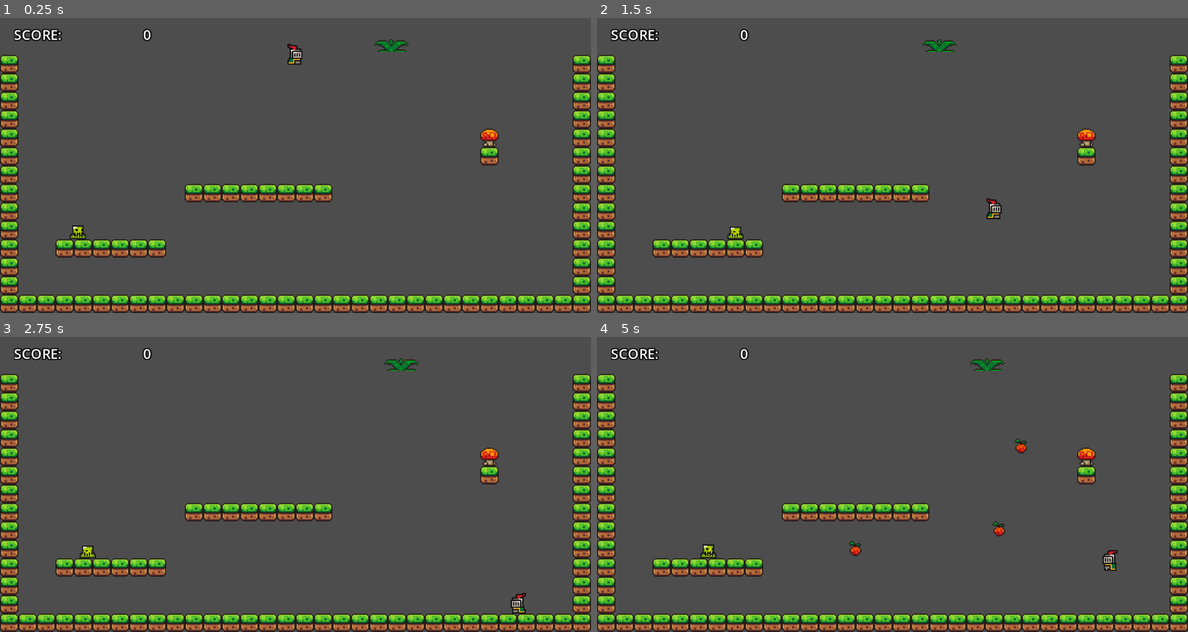
Above: before the commit, frames 1-4 (two rows, left to right).
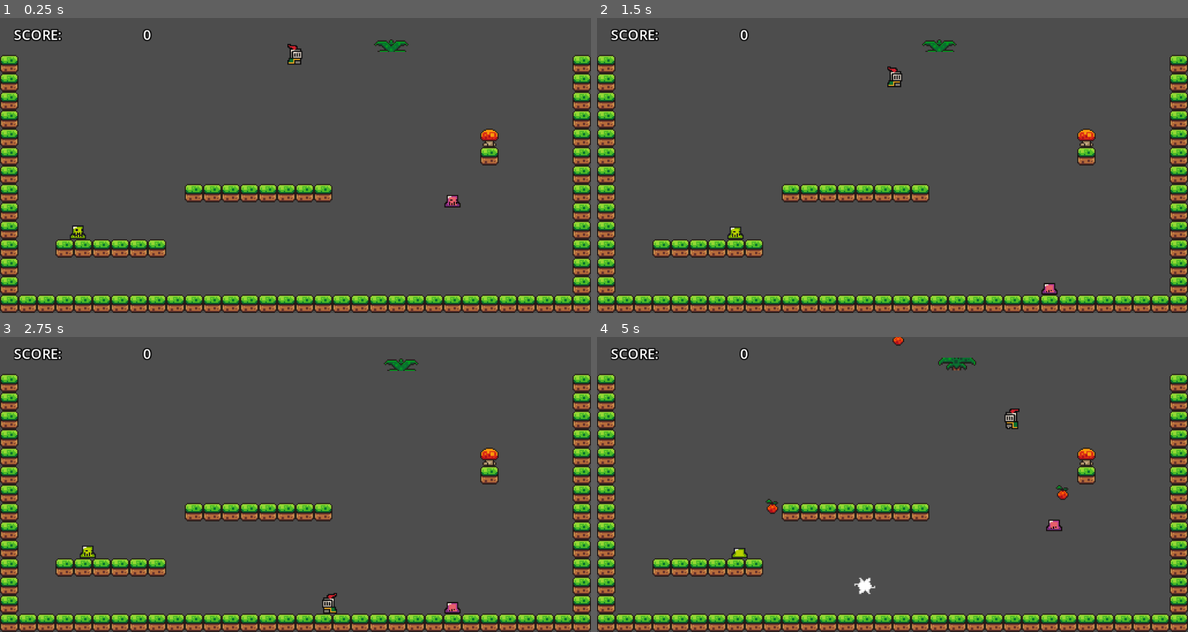
Above: after the commit, the same moments.

Repository: IsaacS2/Fiery-Cold-Battle
Game: Godot game, scene res://Gameplay/BASE/main_gameplay.tscn
The game is run twice, just before and just after one commit, with the same random seed, the same clock (stepped at 60 frames per second) and the same inputs.
Inputs:
- Up to frame 1 (0.25 s): no input
- Up to frame 2 (1.5 s): tap Enter (Grab) at 0.5, 0.8, 1.35 s; hold Right (ui_right) from 0.53 s (still down); tap Shift (Fire) at 0.6 s; tap Space (ui_select) at 0.77 s
- Up to frame 3 (2.75 s): tap Space (ui_select) at 1.52 s; tap Z (zone_trigger, bound only after the commit) at 1.55, 2.1 s; release Right (ui_right) at 2.03 s; hold Left (ui_left) from 2.03 s (still down); tap Shift (Fire) at 2.3 s
- Up to frame 4 (5 s): release Left (ui_left) at 2.78 s; hold Right (ui_right) 2.78-4.28 s; tap Shift (Fire) at 2.85, 4.55 s; tap Space (ui_select) at 3.02, 3.77, 4.52 s; tap Enter (Grab) at 3.05, 3.6 s; tap Z (zone_trigger, bound only after the commit) at 3.8, 4.35 s; hold Left (ui_left) from 4.28 s (still down)

The runs differ from the first frame. In frame 1, 0.1% of the frame differs, in the area x 75-78%, y 60-65%; in frame 2, 0.4%; in frame 3, 0.4%; in frame 4, 1.4%, in the area x 17-89%, y 0-88%.

Commit message:
Added elemental zones.

Diff:
--- a/Code/Characters/enemy_body_2d.gd
+++ b/Code/Characters/enemy_body_2d.gd
@@ -2,6 +2,7 @@
 class_name EnemyBody2D
 
 var hit_points: int = 1
+var element_vulnerable: Common.Elements
 
 var patrol_path: Area2D
 var path_col: CollisionShape2D
@@ -40,6 +41,10 @@
 	if hit_points <= 0:
 		_on_die()
 
+func on_hit_elemental(element: Common.Elements) -> void:
+	if element_vulnerable == element:
+		on_hit()
+
 func _on_die() -> void:
 	AutoloadScoreTracker.accept_enemy_die(self)
 	queue_free()
--- a/Code/Characters/jerboa_body_2d.gd
+++ b/Code/Characters/jerboa_body_2d.gd
@@ -8,6 +8,9 @@
 var jump_reset: bool = true
 
 var fire_reset: bool = false
+
+func _enemy_specific_ready_override() -> void:
+	element_vulnerable = Common.Elements.ICE
 
 func _physics_process(delta: float) -> void:
 	velocity.x = 0
--- a/Code/Characters/player_character.gd
+++ b/Code/Characters/player_character.gd
@@ -17,6 +17,8 @@
 var isFacingRight: bool = true
 var isGrounded: bool = false
 
+var current_element: Common.Elements = Common.Elements.FIRE
+
 func _ready() -> void:
 	var children: Array = get_children()
 	for child in children:
@@ -29,6 +31,18 @@
 
 func accept_fire_input_start() -> void:
 	grabber.fire_projectiles()
+
+func accept_zone_trigger_input_start() -> void:
+	var element_areas = get_tree().get_nodes_in_group(Groups.element_areas)
+	for area in element_areas:
+		area.accept_trigger_input(current_element)
+	_swap_element()
+
+func _swap_element() -> void:
+	if current_element == Common.Elements.FIRE:
+		current_element = Common.Elements.ICE
+	elif current_element == Common.Elements.ICE:
+		current_element = Common.Elements.FIRE
 
 func _accept_direction_input_start(direction: Common.Direction) -> void:
 	if direction == Common.Direction.RIGHT:
--- /dev/null
+++ b/Code/Elemental Zones/element_area_2d.gd
@@ -0,0 +1,52 @@
+extends Area2D
+class_name ElementArea2D
+
+const ZONE_ON_DURATION: float = 0.5
+
+var anim: AnimatedSprite2D
+
+var this_element: Common.Elements = Common.Elements.FIRE
+var zone_on_countdown: float = 1
+var is_on: bool = false
+
+func _ready() -> void:
+	set_physics_process(false)
+	anim = $AnimatedSprite2D
+	_zone_specific_ready_override()
+
+func _zone_specific_ready_override() -> void:
+	pass
+
+func accept_trigger_input(element: Common.Elements) -> void:
+	print("input received")
+	print(element)
+	if element == this_element:
+		_trigger()
+
+func _trigger() -> void:
+	if not is_on:
+		_turn_on()
+
+func _turn_on() -> void:
+	is_on = true
+	anim.visible = true
+	zone_on_countdown = ZONE_ON_DURATION
+	set_physics_process(true)
+
+func _turn_off() -> void:
+	is_on = false
+	set_physics_process(false)
+	anim.visible = false
+
+func _physics_process(delta: float) -> void:
+	if is_on:
+		zone_on_countdown -= delta
+		if zone_on_countdown < 0:
+			_turn_off()
+		_check_zone()
+
+func _check_zone() -> void:
+	var bodies = get_overlapping_bodies()
+	for body in bodies:
+		if body is EnemyBody2D:
+			body.on_hit_elemental(this_element)
--- /dev/null
+++ b/Code/Elemental Zones/fire_area_2d.gd
@@ -0,0 +1,2 @@
+extends ElementArea2D
+class_name FireArea2D
--- /dev/null
+++ b/Code/Elemental Zones/ice_area_2d.gd
@@ -0,0 +1,5 @@
+extends ElementArea2D
+class_name IceArea2D
+
+func _zone_specific_ready_override() -> void:
+		this_element = Common.Elements.ICE
--- a/Code/Enums and Globals/common.gd
+++ b/Code/Enums and Globals/common.gd
@@ -8,6 +8,11 @@
 	LEFT
 }
 
+enum Elements{
+	FIRE,
+	ICE
+}
+
 func direction_to_value_horizontal(direction: Direction) -> int:
 	if direction == Direction.RIGHT:
 		return 1
--- a/Code/Enums and Globals/groups.gd
+++ b/Code/Enums and Globals/groups.gd
@@ -4,3 +4,4 @@
 var player_character: String = "Player Character"
 var player_spawn: String = "Player Spawn"
 var projectile_pool: String = "Projectile Pool"
+var element_areas: String = "Element Areas"
--- a/Code/Input/autoload_input_handler.gd
+++ b/Code/Input/autoload_input_handler.gd
@@ -5,12 +5,14 @@
 signal input_cancel_direction(direction: Common.Direction)
 signal input_start_grab()
 signal input_start_fire()
+signal input_start_zone_trigger()
 
 func _process(delta: float) -> void:
 	_listen_for_direction_start()
 	_listen_for_direction_cancel()
 	_listen_for_grab_start()
 	_listen_for_fire_start()
+	_listen_for_zone_trigger_start()
 
 func _listen_for_direction_start() -> void:
 	if Input.is_action_just_pressed("ui_up"):
@@ -40,10 +42,12 @@
 
 func _listen_for_grab_start() -> void:
 	if Input.is_action_just_pressed("Grab"):
-		print("Input Handler hears Grab")
 		input_start_grab.emit()
 
 func _listen_for_fire_start() -> void:
 	if Input.is_action_just_pressed("Fire"):
-		print("Fire input")
 		input_start_fire.emit()
+
+func _listen_for_zone_trigger_start() -> void:
+	if Input.is_action_just_pressed("zone_trigger"):
+		input_start_zone_trigger.emit()
--- a/Code/Input/input_router.gd
+++ b/Code/Input/input_router.gd
@@ -5,6 +5,7 @@
 signal pass_input_direction_cancelled(direction: Common.Direction)
 signal pass_input_grab_started()
 signal pass_input_fire_started()
+signal pass_input_zone_trigger_started()
 
 func _ready() -> void:
 	_connect_input_handler()
@@ -15,6 +16,7 @@
 	handler.input_cancel_direction.connect(_accept_input_direction_cancelled)
 	handler.input_start_grab.connect(_accept_input_grab_started)
 	handler.input_start_fire.connect(_accept_input_fire_started)
+	handler.input_start_zone_trigger.connect(_accept_input_zone_trigger_started)
 
 func _accept_input_direction_started(direction: Common.Direction) -> void:
 	pass_input_direction_started.emit(direction)
@@ -25,3 +27,5 @@
 	pass_input_grab_started.emit()
 func _accept_input_fire_started() -> void:
 	pass_input_fire_started.emit()
+func _accept_input_zone_trigger_started() -> void:
+	pass_input_zone_trigger_started.emit()
--- /dev/null
+++ b/Gameplay/BASE/ELEMENT ZONES/fire_area_2d.tscn
@@ -0,0 +1,78 @@
+[gd_scene load_steps=12 format=3 uid="uid://o6mf3wcqta3l"]
+
+[ext_resource type="Script" path="res://Code/Elemental Zones/fire_area_2d.gd" id="1_1gc7l"]
+[ext_resource type="Texture2D" uid="uid://duyfw05qkt431" path="res://Assets, Visual/Zones/Free Smoke Fx  Pixel 04.png" id="2_5xn6r"]
+
+[sub_resource type="RectangleShape2D" id="RectangleShape2D_5cyh3"]
+size = Vector2(80, 40)
+
+[sub_resource type="AtlasTexture" id="AtlasTexture_t0j65"]
+atlas = ExtResource("2_5xn6r")
+region = Rect2(0, 128, 64, 64)
+
+[sub_resource type="AtlasTexture" id="AtlasTexture_jkbja"]
+atlas = ExtResource("2_5xn6r")
+region = Rect2(64, 128, 64, 64)
+
+[sub_resource type="AtlasTexture" id="AtlasTexture_bo5j7"]
+atlas = ExtResource("2_5xn6r")
+region = Rect2(128, 128, 64, 64)
+
+[sub_resource type="AtlasTexture" id="AtlasTexture_7bye7"]
+atlas = ExtResource("2_5xn6r")
+region = Rect2(192, 128, 64, 64)
+
+[sub_resource type="AtlasTexture" id="AtlasTexture_yco28"]
+atlas = ExtResource("2_5xn6r")
+region = Rect2(256, 128, 64, 64)
+
+[sub_resource type="AtlasTexture" id="AtlasTexture_gfyfp"]
+atlas = ExtResource("2_5xn6r")
+region = Rect2(320, 128, 64, 64)
+
+[sub_resource type="AtlasTexture" id="AtlasTexture_1g61k"]
+atlas = ExtResource("2_5xn6r")
+region = Rect2(384, 128, 64, 64)
+
+[sub_resource type="SpriteFrames" id="SpriteFrames_bcst4"]
+animations = [{
+"frames": [{
+"duration": 1.0,
+"texture": SubResource("AtlasTexture_t0j65")
+}, {
+"duration": 1.0,
+"texture": SubResource("AtlasTexture_jkbja")
+}, {
+"duration": 1.0,
+"texture": SubResource("AtlasTexture_bo5j7")
+}, {
+"duration": 1.0,
+"texture": SubResource("AtlasTexture_7bye7")
+}, {
+"duration": 1.0,
+"texture": SubResource("AtlasTexture_yco28")
+}, {
+"duration": 1.0,
+"texture": SubResource("AtlasTexture_gfyfp")
+}, {
+"duration": 1.0,
+"texture": SubResource("AtlasTexture_1g61k")
+}],
+"loop": true,
+"name": &"default",
+"speed": 5.0
+}]
+
+[node name="FireArea2D" type="Area2D" groups=["Element Areas"]]
+position = Vector2(96, 168)
+collision_mask = 2
+script = ExtResource("1_1gc7l")
+
+[node name="CollisionShape2D" type="CollisionShape2D" parent="."]
+shape = SubResource("RectangleShape2D_5cyh3")
+
+[node name="AnimatedSprite2D" type="AnimatedSprite2D" parent="."]
+visible = false
+sprite_frames = SubResource("SpriteFrames_bcst4")
+autoplay = "default"
+frame_progress = 0.269169
--- /dev/null
+++ b/Gameplay/BASE/ELEMENT ZONES/ice_area_2d.tscn
@@ -0,0 +1,72 @@
+[gd_scene load_steps=11 format=3 uid="uid://c8w8ra2kccgit"]
+
+[ext_resource type="Script" path="res://Code/Elemental Zones/ice_area_2d.gd" id="1_e8o7r"]
+[ext_resource type="Texture2D" uid="uid://duyfw05qkt431" path="res://Assets, Visual/Zones/Free Smoke Fx  Pixel 04.png" id="2_pdsoo"]
+
+[sub_resource type="RectangleShape2D" id="RectangleShape2D_5cyh3"]
+size = Vector2(80, 40)
+
+[sub_resource type="AtlasTexture" id="AtlasTexture_gixnv"]
+atlas = ExtResource("2_pdsoo")
+region = Rect2(0, 320, 64, 64)
+
+[sub_resource type="AtlasTexture" id="AtlasTexture_dxkcd"]
+atlas = ExtResource("2_pdsoo")
+region = Rect2(64, 320, 64, 64)
+
+[sub_resource type="AtlasTexture" id="AtlasTexture_86n47"]
+atlas = ExtResource("2_pdsoo")
+region = Rect2(128, 320, 64, 64)
+
+[sub_resource type="AtlasTexture" id="AtlasTexture_1vx12"]
+atlas = ExtResource("2_pdsoo")
+region = Rect2(192, 320, 64, 64)
+
+[sub_resource type="AtlasTexture" id="AtlasTexture_fesre"]
+atlas = ExtResource("2_pdsoo")
+region = Rect2(256, 320, 64, 64)
+
+[sub_resource type="AtlasTexture" id="AtlasTexture_1bk7a"]
+atlas = ExtResource("2_pdsoo")
+region = Rect2(320, 320, 64, 64)
+
+[sub_resource type="SpriteFrames" id="SpriteFrames_bcst4"]
+animations = [{
+"frames": [{
+"duration": 1.0,
+"texture": SubResource("AtlasTexture_gixnv")
+}, {
+"duration": 1.0,
+"texture": SubResource("AtlasTexture_dxkcd")
+}, {
+"duration": 1.0,
+"texture": SubResource("AtlasTexture_86n47")
+}, {
+"duration": 1.0,
+"texture": SubResource("AtlasTexture_1vx12")
+}, {
+"duration": 1.0,
+"texture": SubResource("AtlasTexture_fesre")
+}, {
+"duration": 1.0,
+"texture": SubResource("AtlasTexture_1bk7a")
+}],
+"loop": true,
+"name": &"default",
+"speed": 5.0
+}]
+
+[node name="IceArea2D" type="Area2D" groups=["Element Areas"]]
+position = Vector2(96, 168)
+collision_mask = 2
+script = ExtResource("1_e8o7r")
+
+[node name="CollisionShape2D" type="CollisionShape2D" parent="."]
+shape = SubResource("RectangleShape2D_5cyh3")
+
+[node name="AnimatedSprite2D" type="AnimatedSprite2D" parent="."]
+visible = false
+sprite_frames = SubResource("SpriteFrames_bcst4")
+autoplay = "default"
+frame = 2
+frame_progress = 0.127915
--- a/Gameplay/BASE/main_gameplay.tscn
+++ b/Gameplay/BASE/main_gameplay.tscn
@@ -16,6 +16,9 @@
 [ext_resource type="PackedScene" uid="uid://btl5ari0641f5" path="res://Gameplay/BASE/ENEMIES/enemy_patrol_path_2d.tscn" id="13_rd6lr"]
 [ext_resource type="PackedScene" uid="uid://db6fkft5xo5dn" path="res://Gameplay/BASE/ENEMIES/helicopter_body_2d.tscn" id="14_528y5"]
 [ext_resource type="PackedScene" uid="uid://cwf7p02m0pwcn" path="res://Gameplay/BASE/ENEMIES/penguin_body_2d.tscn" id="14_ltfv3"]
+[ext_resource type="PackedScene" uid="uid://c8w8ra2kccgit" path="res://Gameplay/BASE/ELEMENT ZONES/ice_area_2d.tscn" id="18_fjuj4"]
+[ext_resource type="PackedScene" uid="uid://o6mf3wcqta3l" path="res://Gameplay/BASE/ELEMENT ZONES/fire_area_2d.tscn" id="19_7fbmi"]
+[ext_resource type="PackedScene" uid="uid://bf46gjrewk27s" path="res://Gameplay/BASE/ENEMIES/jerboa_body_2d.tscn" id="19_5342x"]
 
 [sub_resource type="TileSetAtlasSource" id="TileSetAtlasSource_m6qeu"]
 texture = ExtResource("3_2pget")
@@ -388,6 +391,15 @@
 [node name="PenguinBody2D" parent="." instance=ExtResource("14_ltfv3")]
 position = Vector2(80, 176)
 
+[node name="JerboaBody2D" parent="." instance=ExtResource("19_5342x")]
+position = Vector2(392, 224)
+
+[node name="IceArea2D" parent="." instance=ExtResource("18_fjuj4")]
+position = Vector2(232, 216)
+
+[node name="FireArea2D" parent="." instance=ExtResource("19_7fbmi")]
+position = Vector2(328, 216)
+
 [connection signal="on_root_ready" from="." to="Main Menu" method="_on_main_gameplay_on_root_ready"]
 [connection signal="focus_entered" from="Main Menu/MarginContainer/VBoxContainer/Play Button" to="Main Menu" method="_on_play_button_focus_entered"]
 [connection signal="pressed" from="Main Menu/MarginContainer/VBoxContainer/Play Button" to="Main Menu" method="_on_play_button_pressed"]
@@ -400,3 +412,4 @@
 [connection signal="pass_input_direction_started" from="Input Router" to="Player Character" method="_accept_direction_input_start"]
 [connection signal="pass_input_fire_started" from="Input Router" to="Player Character" method="accept_fire_input_start"]
 [connection signal="pass_input_grab_started" from="Input Router" to="Player Character" method="accept_grab_input_start"]
+[connection signal="pass_input_zone_trigger_started" from="Input Router" to="Player Character" method="accept_zone_trigger_input_start"]
--- a/project.godot
+++ b/project.godot
@@ -75,6 +75,11 @@
 "events": [Object(InputEventKey,"resource_local_to_scene":false,"resource_name":"","device":-1,"window_id":0,"alt_press …(195 unchanged characters)…
 ]
 }
+zone_trigger={
+"deadzone": 0.5,
+"events": [Object(InputEventKey,"resource_local_to_scene":false,"resource_name":"","device":-1,"window_id":0,"alt_pressed":false,"shift_pressed":false,"ctrl_pressed":false,"meta_pressed":false,"pressed":false,"keycode":0,"physical_keycode":90,"key_label":0,"unicode":122,"location":0,"echo":false,"script":null)
+]
+}
 
 [rendering]
 
Binary file added: Assets, Visual/Zones/Free Smoke Fx Pixel 04.png
Not shown, added: Assets, Visual/Zones/Free Smoke Fx Pixel 04.png.import
Not shown: 1 places in Gameplay/BASE/main_gameplay.tscn that only renumber resources
